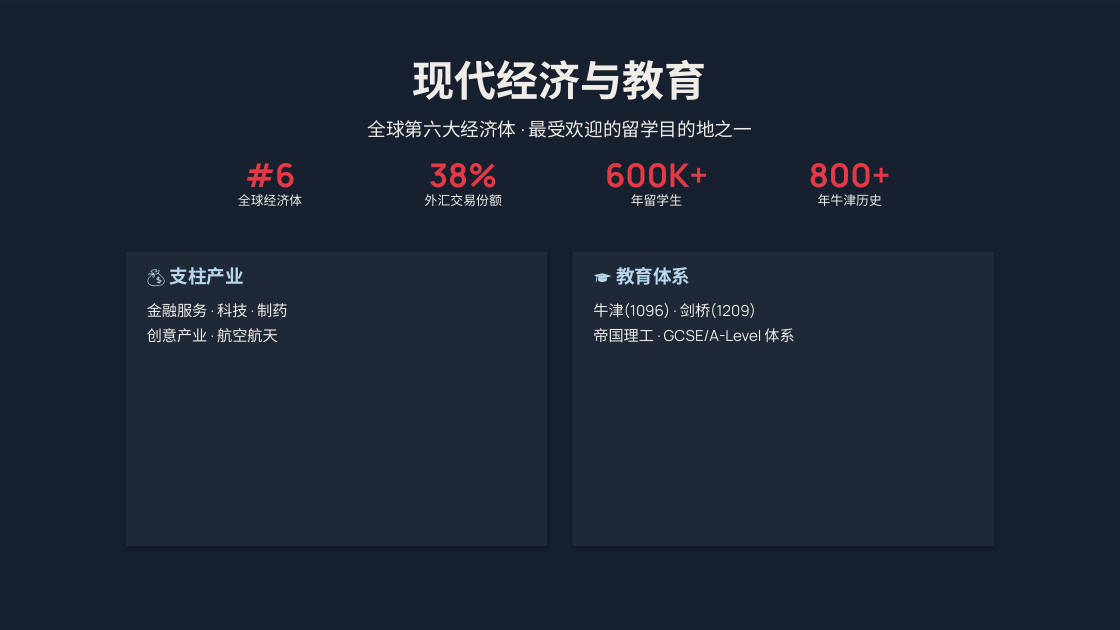
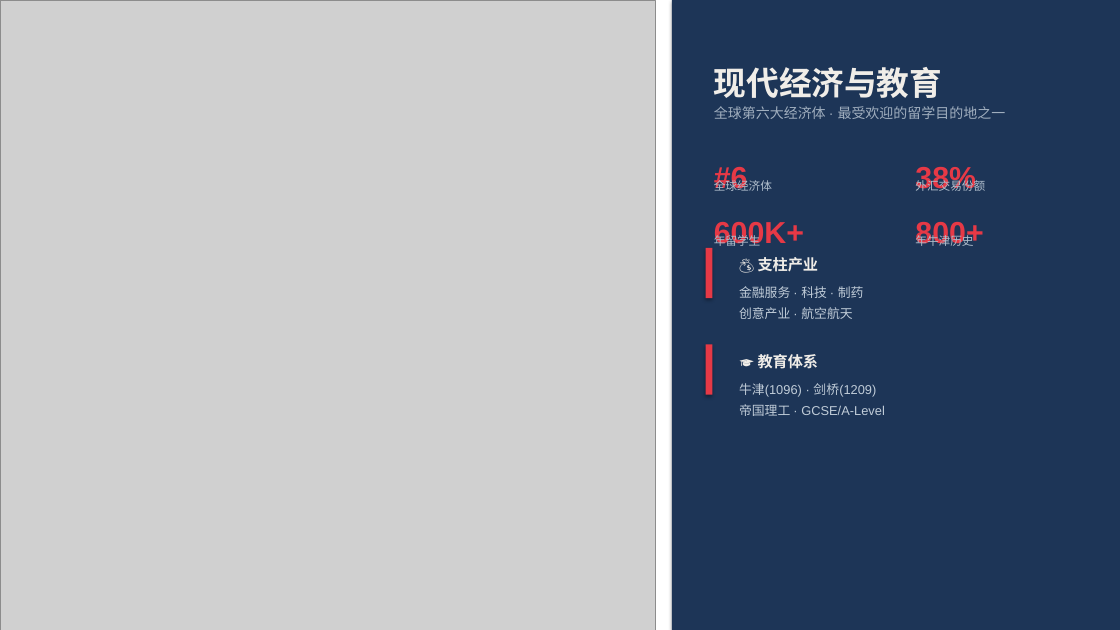
Before and after one commit to jasoneip01-pixel/uk-explorer, a slide deck: slide 8 of 走近英国.pptx. Drawn at 1120x630 pixels with LibreOffice and Linux fonts; fonts in the diff are those of the drawing; grey boxes stand for pictures; background and template pictures are left out; a plain dark background stands for a picture behind light text. Boxes give left, top, right and bottom in pixels: in the first picture for what was removed or moved away, otherwise in the second. Text is boxed around its words. In the diff, an @@ line names an element or a change of style, - is before the commit and + after.

```diff
--- a/走近英国.pptx
+++ b/走近英国.pptx
@@ background picture (left out) to #FFFFFF @@
@@ picture added at <box>0,0,655,630</box> @@
@@ rectangle: place and size @@
-rectangle at <box>0,0,1120,630</box>
+rectangle at <box>672,0,1120,630</box>
@@ rectangle at <box>672,0,1120,630</box>: fill #122037 at 65% opacity to #1D3557 @@
@@ text "现代经济与教育": place and size @@
-text "现代经济与教育" at <box>413,60,707,100</box>
+text "现代经济与教育" at <box>714,67,942,98</box>
@@ text "现代经济与教育" at <box>714,67,942,98</box>: size 36 to 28 pt, font Manrope to Arial; alignment centre to left; line spacing 1 to 1.2 @@
@@ text "全球第六大经济体 · 最受欢迎的留学目的地之一": place and size @@
-text "全球第六大经济体 · 最受欢迎的留学目的地之一" at <box>368,120,752,138</box>
+text "全球第六大经济体 · 最受欢迎的留学目的地之一" at <box>714,106,1006,119</box>
@@ text "全球第六大经济体 · 最受欢迎的留学目的地之一" at <box>714,106,1006,119</box>: size 16 to 12 pt, font Manrope to Arial, text colour #F0EDE8 to #A0AEBE; alignment centre to left; line spacing 1 to 1.2 @@
@@ text "#6": place and size @@
-text "#6" at <box>245,163,296,197</box>
+text "#6" at <box>714,167,748,191</box>
@@ size 28 to 26 pt, font Manrope to Arial; alignment centre to left; line spacing 1 to 1.2 in 4 elements at <box>714,222,804,246</box>, <box>915,222,983,246</box>, <box>714,167,748,191</box>, <box>915,167,976,191</box> @@
@@ text "38%": place and size @@
-text "38%" at <box>429,163,497,197</box>
+text "38%" at <box>915,167,976,191</box>
@@ text "全球经济体": place and size @@
-text "全球经济体" at <box>238,194,302,206</box>
+text "全球经济体" at <box>714,178,772,191</box>
@@ size 11 to 10 pt, font Manrope to Arial, text colour #F0EDE8 to #B0BECC; alignment centre to left; line spacing 1 to 1.2 in 4 elements at <box>714,233,761,249</box>, <box>915,233,973,249</box>, <box>714,178,772,191</box>, <box>915,178,985,194</box> @@
@@ text "外汇交易份额": place and size @@
-text "外汇交易份额" at <box>425,194,502,206</box>
+text "外汇交易份额" at <box>915,178,985,194</box>
@@ text "600K+": place and size @@
-text "600K+" at <box>605,163,708,197</box>
+text "600K+" at <box>714,222,804,246</box>
@@ text "800+": place and size @@
-text "800+" at <box>809,163,891,197</box>
+text "800+" at <box>915,222,983,246</box>
@@ text "年留学生": place and size @@
-text "年留学生" at <box>631,194,682,206</box>
+text "年留学生" at <box>714,233,761,249</box>
@@ text "年牛津历史": place and size @@
-text "年牛津历史" at <box>818,194,882,206</box>
+text "年牛津历史" at <box>915,233,973,249</box>
@@ rectangle removed at <box>126,252,548,546</box> @@
@@ rectangle added at <box>706,248,712,298</box>, fill #E63946 @@
@@ text "💰 支柱产业" at <box>758,257,819,272</box>: size 16 to 13 pt, font Manrope to Arial, text colour #B8D8EE to #F0EDE8; line spacing 1 to 1.2 @@
@@ text "💰 支柱产业": place and size @@
-text "💰 支柱产业" at <box>170,267,244,285</box>
+text "💰 支柱产业" at <box>758,257,819,272</box>
@@ text "金融服务 · 科技 · 制药 ...": place and size @@
-text "金融服务 · 科技 · 制药 ..." at <box>147,303,287,342</box>
+text "金融服务 · 科技 · 制药 ..." at <box>739,286,864,319</box>
@@ text "金融服务 · 科技 · 制药 ..." at <box>739,286,864,319</box>: size 13 to 11 pt, font Manrope to Arial, text colour #F0EDE8 to #C0CCD8; line spacing 1.4 to 1.35 @@
@@ rectangle: place and size @@
-rectangle at <box>573,252,995,546</box>
+rectangle at <box>706,344,712,395</box>
@@ rectangle at <box>706,344,712,395</box>: fill #283241 at 65% opacity to #E63946 @@
@@ text "🎓 教育体系": place and size @@
-text "🎓 教育体系" at <box>616,267,690,285</box>
+text "🎓 教育体系" at <box>758,354,819,369</box>
@@ text "🎓 教育体系" at <box>758,354,819,369</box>: size 16 to 13 pt, font Manrope to Arial, text colour #B8D8EE to #F0EDE8; line spacing 1 to 1.2 @@
@@ text at <box>739,383,885,416</box>: text changed; size 13 to 11 pt; font Manrope to Arial; text colour #F0EDE8 to #C0CCD8 @@
-牛津(1096) · 剑桥(1209)
-帝国理工 · GCSE/A-Level 体系
+牛津(1096) · 剑桥(1209)
+帝国理工 · GCSE/A-Level
```
Also in this commit, not shown: 10 other slides changed.
